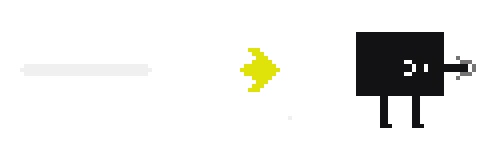
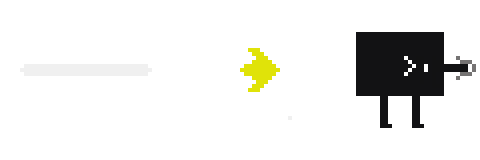
Revision of a layered (480, 160) image; what changed, layer by layer:
painted on "Layer 1 copy" over [404, 56, 416, 76]
